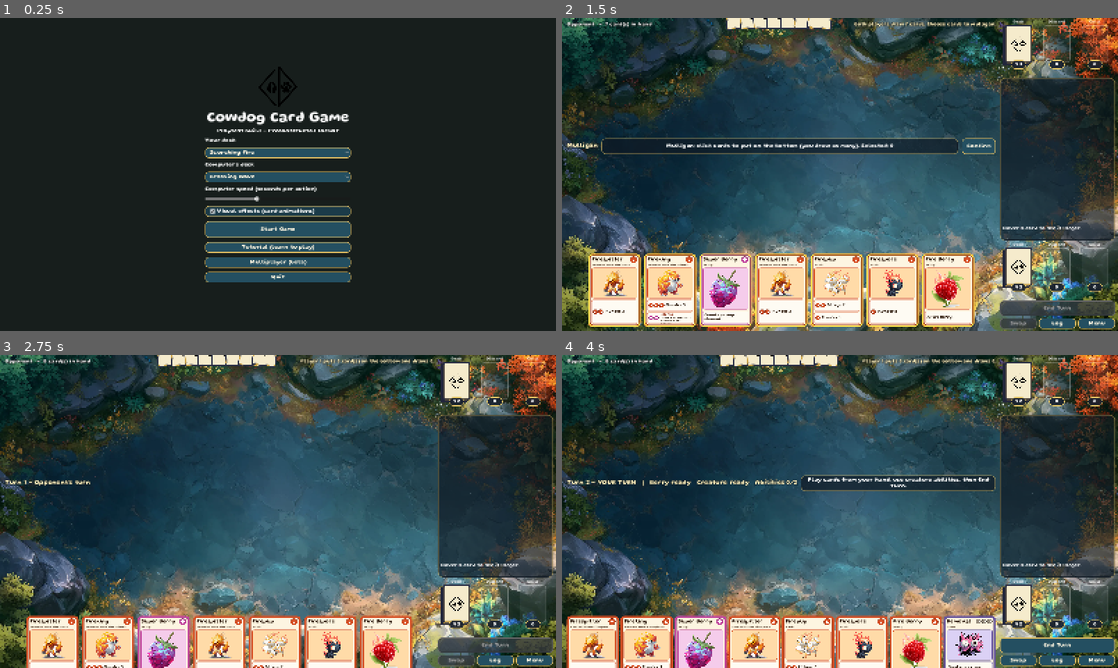
Above: before the commit, frames 1-4 (two rows, left to right).
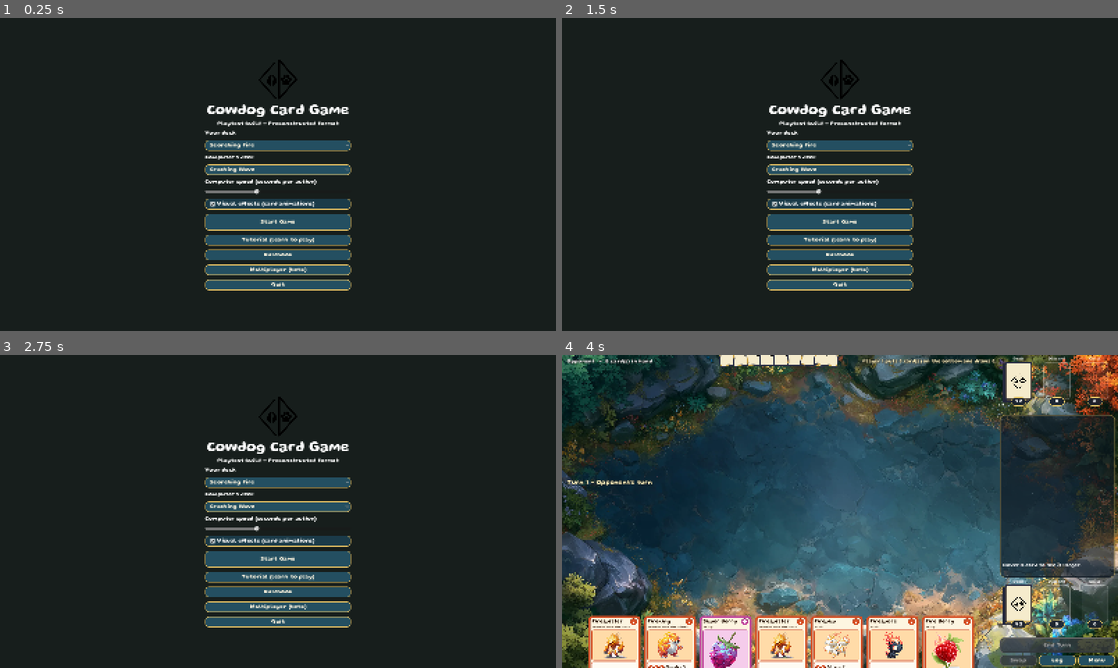
Above: after the commit, the same moments.

Repository: Cowdog13/CowdogCardGame
Game: Godot game, scene res://scenes/main.tscn
Same seed, same stepped clock (60 frames per second), same inputs: the game is played once before the commit and once after it.
Inputs (mouse positions are in pixels of both pictures, inside the frame that each line leads up to):
- Up to frame 1 (0.25 s): no input
- Up to frame 2 (1.5 s): click (840, 255) at 0.5 s, where only the run after the commit has a clickable "Rulebook"; click "Start Game" (after the commit: "< Back") at 1.25 s
- Up to frame 3 (2.75 s): click (417, 483) at 2 s, where only the run before the commit has a clickable "Confirm"
- Up to frame 4 (4 s): click (840, 558) at 2.75 s, where only the run after the commit has a clickable "Start Game"; click (979, 483) at 3.5 s, where only the run after the commit has a clickable "Confirm"

The runs differ from the first frame. In frame 1, 11% of the frame differs, in the area x 36-64%, y 13-88%; in frame 2, 79%, in the area x 0-100%, y 0-100%; in frame 3, 79%; in frame 4, 12%.

Commit message:
Tutorial: two abilities on turn 3; pillage card display; outlined swap captions; rulebook
Co-Authored-By: Claude Sonnet 5.5 <noreply@anthropic.com>
Claude-Session: https://claude.ai/code/session_015L6Mvjkcyif1HK4ZQUo9cY

Diff:
--- a/scripts/core/game_engine.gd
+++ b/scripts/core/game_engine.gd
@@ -664,11 +664,15 @@
 	var discarded := 0  # cards that actually went to the discard (attached berries don't count)
 	var recycled: Array = []  # Fire Famine: non-berry cards go straight to the bottom of the deck
 	var revealed: Array = []  # berries the player gets to place (Super Berries; every berry with Fire Famine)
+	var shown: Array = []  # every card pillaged, in order, and whether it goes to the discard (for the table's effects)
+	var to_discard: Array = []
 	for i in n:
 		if pl.deck.is_empty():
 			break
 		var id: String = pl.deck.pop_front()
 		taken += 1
+		shown.append(id)
+		to_discard.append(not (CardDB.element_of(id) == Rules.SUPER or famine))
 		if CardDB.element_of(id) == Rules.SUPER or (famine and CardDB.is_berry(id)):
 			revealed.append(id)
 			_reveal_berry(p, id)
@@ -683,7 +687,8 @@
 		pl.deck.append_array(recycled)
 	elif recycled.size() > 1:
 		_pending_for(p).ordering = recycled
-	_say("%s pillages %d card(s) from their own deck%s." % [_pname(p), taken, " (%d recycled to the bottom)" % recycled.size() if not recycled.is_empty() else ""], p)
+	_say("%s pillages %d card(s) from their own deck%s." % [_pname(p), taken, " (%d recycled to the bottom)" % recycled.size() if not recycled.is_empty() else ""], p, "info",
+		{"fx": "pillage", "cards": shown, "discard": to_discard, "target": p})
 	_announce_reveal(p, revealed)
 	var recycle := mini(discarded, pl.discard.size()) if wolves else 0
 	if recycle > 0:
--- a/scripts/main.gd
+++ b/scripts/main.gd
@@ -17,6 +17,7 @@
 	_menu.start_requested.connect(_start_game)
 	_menu.multiplayer_requested.connect(_show_multiplayer)
 	_menu.tutorial_requested.connect(_start_tutorial)
+	_menu.rulebook_requested.connect(_show_rulebook)
 	add_child(_menu)
 	_menu.set_anchors_and_offsets_preset(Control.PRESET_FULL_RECT)
 
@@ -31,6 +32,15 @@
 	_game.set_anchors_and_offsets_preset(Control.PRESET_FULL_RECT)
 	# The human always sits in seat 0; seat 1 is the computer.
 	_game.start([deck0, deck1], [HumanAgent.new(0), AIAgent.new(1)], ai_delay, effects)
+
+
+func _show_rulebook() -> void:
+	_clear()
+	var book := RulebookScreen.new()
+	book.back_requested.connect(_show_menu)
+	_menu = book
+	add_child(book)
+	book.set_anchors_and_offsets_preset(Control.PRESET_FULL_RECT)
 
 
 # --- Tutorial -----------------------------------------------------------------------------------
--- a/scripts/tutorial/tutorial_overlay.gd
+++ b/scripts/tutorial/tutorial_overlay.gd
@@ -86,7 +86,8 @@
 ## kind: "next" (plain Next), "action" (the player plays a move), "bot" (watch button), "end" (finish / quit).
 func show_step(step: Dictionary, index: int, total: int, kind: String) -> void:
 	_title.text = step.title
-	_text.text = step.text
+	# The font has no bold or italic face, so emphasis is shown with colour.
+	_text.text = String(step.text).replace("[b]", "[color=#f2d065]").replace("[/b]", "[/color]").replace("[i]", "[color=#9fd3ff]").replace("[/i]", "[/color]")
 	_count.text = "Step %d of %d" % [index + 1, total]
 	_next.visible = kind == "next" or kind == "bot"
 	_next.text = String(step.get("button", "Next"))
--- a/scripts/tutorial/tutorial_script.gd
+++ b/scripts/tutorial/tutorial_script.gd
@@ -7,7 +7,7 @@
 ## Turn plan (turns are numbered across both players):
 ##   1  you      mulligan, play a creature, attach a berry
 ##   2  opponent plays Water Constrictor
-##   3  you      second creature, Plunder (steals a Super Berry)
+##   3  you      second creature, Plunder 2 (steals a Super Berry), Plunder 1: two abilities
 ##   4  opponent stuns your Firespore
 ##   5  you      evolve (removes the stun), Plunder 3, Pillage 2
 ##   6  opponent quiet turn
@@ -27,6 +27,7 @@
 	"water_constrictor", "water_berry", "water_berry", "water_spirit", "removal", "water_berry", "disable",
 	"water_berry",  # turn 2
 	"water_berry", "super_berry",  # turn 3 Plunder 2 (the Super Berry is stolen)
+	"water_berry",  # turn 3 Plunder 1
 	"water_berry",  # turn 4
 	"water_berry", "water_sprite", "water_berry",  # turn 5 Plunder 3
 	"water_berry",  # turn 6
@@ -93,8 +94,11 @@
 		{"title": "Stolen Super Berry!", "highlight": ["mine:firespore"],
 			"text": "A [b]Super Berry[/b] was in the plundered cards. Super Berries aren't discarded: [b]you steal them[/b] and attach them to any of your creatures. A Super Berry counts as a berry of any element.\n\nClick [b]Firespore[/b] to attach it.",
 			"expect": {"type": "place_berry", "to": "firespore"}, "hint": "Put the Super Berry on Firespore."},
-		{"title": "Ability limits", "highlight": ["end_turn"],
-			"text": "Each creature can use [b]one ability per turn[/b], and you can use [b]two abilities per turn[/b] in total. Firespore has used its ability for this turn. Press [b]End Turn[/b].",
+		{"title": "Two abilities", "highlight": ["mine:firepup"],
+			"text": "You can use [b]two abilities per turn[/b], but each creature can use only [b]one ability per turn[/b]. Firespore has used its ability, so use your second one with [b]Firepup[/b]: its [b]Plunder 1[/b] costs 1 Fire Berry, and Firepup has one.",
+			"expect": {"type": "use_ability", "creature": "firepup", "ability": 1}, "hint": "Use Firepup's Plunder 1 (the second ability on the card)."},
+		{"title": "End your turn", "highlight": ["end_turn"],
+			"text": "That's the two abilities you get each turn, so you're done. Press [b]End Turn[/b].",
 			"expect": {"type": "end_turn"}, "hint": "Press End Turn."},
 		{"title": "The opponent's turn", "text": "Watch what the opponent does with their Water Constrictor.", "bot": true, "button": "Watch the opponent's turn"},
 		{"title": "Stun", "highlight": ["mine:firespore", "theirs:water_constrictor"],
--- a/scripts/ui/fx_layer.gd
+++ b/scripts/ui/fx_layer.gd
@@ -133,6 +133,8 @@
 		var cap := Label.new()
 		cap.text = left_caption if i == 0 else right_caption
 		cap.add_theme_font_size_override("font_size", 22)
+		cap.add_theme_color_override("font_outline_color", Color.BLACK)
+		cap.add_theme_constant_override("outline_size", 8)
 		cap.size = Vector2(300, 30)
 		cap.horizontal_alignment = HORIZONTAL_ALIGNMENT_CENTER
 		cap.position = screen_center() - global_position + Vector2(x * 190.0 - 150.0, -CARD_SIZE.y * s / 2.0 - 36.0)
@@ -354,10 +356,12 @@
 
 ## Plunder: lay the plundered cards out in a row in the middle of the screen, then send the ones
 ## that go to the discard flying there. Super Berries stay behind (the player places them next).
-func show_plunder(ids: Array, discard_rect: Rect2, hold: float) -> void:
+## `to_discard` (Pillage) says per card whether it flies to the discard; without it every card but Super Berries does.
+func show_plunder(ids: Array, discard_rect: Rect2, hold: float, to_discard: Array = []) -> void:
 	var n := ids.size()
 	if n == 0:
-		await show_message("No berries found", 1.0)
+		if to_discard.is_empty():
+			await show_message("No berries found", 1.0)
 		return
 	var s := minf(0.95, 1080.0 / (n * CARD_SIZE.x + 10.0 * n))
 	var step := minf(CARD_SIZE.x * s + 12.0, 1080.0 / n)
@@ -383,7 +387,7 @@
 	await get_tree().create_timer(hold).timeout
 	var flights: Array = []
 	for i in n:
-		if CardDB.element_of(ids[i]) == Rules.SUPER:
+		if _stays(ids, to_discard, i):
 			continue
 		flights.append(_to_discard(cards[i], discard_rect, 0.05 * i))
 	for tw in flights:
@@ -391,11 +395,16 @@
 			await tw.finished
 	var supers: Array = cards.filter(func(c): return is_instance_valid(c) and c.modulate.a > 0.5)
 	if supers.is_empty():
-		await show_message("No berries found", 0.9)
+		if to_discard.is_empty():
+			await show_message("No berries found", 0.9)
 	else:
 		await get_tree().create_timer(0.35).timeout
 		for c in supers:
 			c.queue_free()
+
+
+func _stays(ids: Array, to_discard: Array, i: int) -> bool:
+	return not bool(to_discard[i]) if not to_discard.is_empty() else CardDB.element_of(ids[i]) == Rules.SUPER
 
 
 func _to_discard(card: Control, target: Rect2, delay: float) -> Tween:
--- a/scripts/ui/game_screen.gd
+++ b/scripts/ui/game_screen.gd
@@ -1103,7 +1103,7 @@
 
 func _fx_source_rect(ev: Dictionary) -> Rect2:
 	var mine: bool = int(ev.player) == ME
-	if ev.fx == "swap" or ev.fx == "ability" or ev.fx == "stun" or ev.fx == "reveal" or ev.fx == "plunder":
+	if ev.fx == "swap" or ev.fx == "ability" or ev.fx == "stun" or ev.fx == "reveal" or ev.fx == "plunder" or ev.fx == "pillage":
 		return Rect2()
 	if ev.fx == "attach" and ev.from == "discard" or ev.fx == "play_creature" and int(ev.hand) < 0:
 		return _pile_rect(int(ev.player), "discard")
@@ -1173,6 +1173,8 @@
 			await _fx.stun_bolts(origin, points)
 		"plunder":
 			await _fx.show_plunder(ev.cards, _pile_rect(int(ev.target), "discard"), 0.55)
+		"pillage":
+			await _fx.show_plunder(ev.cards, _pile_rect(int(ev.target), "discard"), 0.55, ev.discard)
 		"reveal":
 			if ev.cards.is_empty():
 				await _fx.show_message("No berries found", 1.0)
--- a/scripts/ui/main_menu.gd
+++ b/scripts/ui/main_menu.gd
@@ -4,6 +4,7 @@
 signal start_requested(deck0: String, deck1: String, ai_delay: float, effects: bool)
 signal multiplayer_requested
 signal tutorial_requested
+signal rulebook_requested
 
 var _you: OptionButton
 var _opp: OptionButton
@@ -66,6 +67,10 @@
 	tut.text = "Tutorial (learn to play)"
 	tut.pressed.connect(func(): tutorial_requested.emit())
 	box.add_child(tut)
+	var rules := Button.new()
+	rules.text = "Rulebook"
+	rules.pressed.connect(func(): rulebook_requested.emit())
+	box.add_child(rules)
 	var mp := Button.new()
 	mp.text = "Multiplayer (beta)"
 	mp.pressed.connect(func(): multiplayer_requested.emit())
--- /dev/null
+++ b/scripts/ui/rulebook_screen.gd
@@ -0,0 +1,172 @@
+class_name RulebookScreen
+extends Control
+## A text rulebook: a list of sections on the left, the selected section on the right.
+
+signal back_requested
+
+const SECTIONS := [
+	["Overview", """[b]Goal[/b]
+Two players each have a deck of 50 cards. You win when your opponent can no longer keep up: a player [b]loses[/b] when they have to draw a card and their deck is empty, or when a [b]Plunder[/b] asks for more cards than their deck has left. A player may also concede at any time.
+
+[b]What you do[/b]
+You build a team of up to 5 [b]creatures[/b] and feed them [b]berries[/b]. Berries let your creatures use [b]abilities[/b], and most abilities attack the opponent's deck (Plunder) or reshape your own cards (Pillage, Stun, spells and more). Whoever runs the other player out of cards first wins.
+
+[b]Formats[/b]
+In [b]Preconstructed[/b] you play a deck exactly as it is sold. In [b]Free-Form[/b] you may mix cards from different decks into your own 50-card deck (6 of the cards must be Super Berries). This digital build offers the two preconstructed decks, [i]Scorching Fire[/i] and [i]Crashing Wave[/i], and they each contain 7 Super Berries."""],
+	["Card types", """[b]Creatures[/b] are the cards that do things. Each has an [b]element[/b], a [b]tier[/b] (1, 2 or 3) and at least one [b]ability[/b]. Tier 1 creatures are written [i]Basic[/i]; Tier 2 and 3 say [i]Evolves from <name>[/i].
+
+[b]Berries[/b] come in two kinds:
+- [b]Element Berries[/b] (Fire, Water, Nature, Light, Shadow, Void, Metal, Air, Electric). When something needs a berry of an element, you need a berry of that element.
+- [b]Super Berries[/b] count as a berry of [b]any[/b] element. A few abilities need Super Berries specifically, and only a Super Berry can pay for those.
+
+[b]Spells[/b] are one-time effects with a berry cost. After a spell resolves it goes to your discard pile."""],
+	["The zones", """[b]Deck[/b] (library): your face-down draw pile. Its order is hidden; you never see the cards.
+[b]Hand[/b]: cards you hold. The opponent only sees how many.
+[b]Board[/b]: your creatures, up to [b]5[/b]. Each creature is a stack of cards (its Tier 1 card with its evolutions on top) plus the berries attached to it.
+[b]Discard pile[/b]: face up and open to both players. Click a pile to browse it. Cards that are used up, plundered, pillaged or destroyed go here.
+[b]Exile pile[/b]: face up, but cards here are out of the game for good. Nothing returns from exile.
+
+On screen your piles are at the lower right and the opponent's at the upper right; the number is how many cards are in the pile."""],
+	["Starting the game", """1. Each player shuffles their deck. The players roll to see who goes first.
+2. Each player draws [b]7 cards[/b].
+3. [b]Mulligan:[/b] once, each player may choose any number of cards from their hand and put them on the [b]bottom[/b] of their deck; they then draw that many cards. Pressing Confirm with nothing selected keeps the hand.
+4. The first player takes turn 1."""],
+	["Your turn", """Every turn starts with you [b]drawing a card[/b] (the first player draws too). If you can't draw, you lose.
+
+Then, in any order you like, you may:
+- [b]Attach one berry[/b] to one of your creatures, from your hand or from your discard pile (once per turn).
+- [b]Play one creature[/b], or [b]evolve[/b] one (once per turn). Putting a new creature on the board and evolving both count as your creature play.
+- [b]Use abilities:[/b] up to [b]2 per turn in total[/b], and each creature can use [b]only one[/b] ability per turn.
+- Use the [b]swap[/b] (once per [i]game[/i]).
+- Play [b]any number of spells[/b] you can pay for.
+
+When you are done, press [b]End Turn[/b]. Then your opponent's turn begins.
+
+[b]The first-turn rule:[/b] nobody can use abilities on their own first turn. In practice abilities are locked on turns 1 and 2 of the game (the first turn of each player), and you can start using them from your second turn."""],
+	["Creatures and evolving", """[b]Playing a creature.[/b] A Tier 1 creature goes into an empty place on your board. The board is packed to the left: new creatures join at the right end, and when a creature leaves, the others close up. You can't have more than 5 creatures.
+
+[b]Evolving.[/b] A Tier 2 creature is played [i]on top of[/i] the Tier 1 creature named on the card, and a Tier 3 creature on top of the named Tier 2. The creature keeps all its attached berries, and only the top card counts: you see its name and abilities, while the cards underneath show as name strips. A creature still takes just one place on the board.
+
+Evolving also [b]removes a stun[/b] from the creature.
+
+[b]One ability per creature per turn.[/b] Evolving does not give a creature another ability use: if it already used an ability this turn, the evolved card can't use one until your next turn.
+
+[b]Reinforce[/b] and similar effects can let you play a second creature in a turn."""],
+	["Berries and abilities", """[b]Attaching berries.[/b] Once per turn you attach a berry from your hand to a creature, or from your discard pile (see below). Berries stay on the creature until something removes them (a spell cost, Removal, a Berry Trade, ...).
+
+[b]Ability costs are requirements, not payments.[/b] An ability such as [i]2 Fire Berries: Plunder 3[/i] can be used when the creature has at least two matching berries [i]attached[/i]. Using the ability does not discard them, so a creature with enough berries can use its ability every turn. A Super Berry matches any element.
+
+[b]Exhausted berries.[/b] A berry you attach from your discard pile enters [b]exhausted[/b]: it is turned sideways (shown with a red outline instead of green). An exhausted berry still counts for ability costs and for matching, but when it is spent on a spell it is [b]exiled[/b] instead of discarded.
+
+[b]Using an ability.[/b] Click the ability on the creature (it lights up when usable). Abilities that need a choice, such as Stun, ask for targets first. A creature can't use abilities if it is [b]stunned[/b], if it has already used one this turn, if you have used 2 abilities this turn, or if it lacks the berries.
+
+[b]Active abilities[/b] are marked [i]Active[/i]. They are not used; they are always on, as long as the creature has the berries they need."""],
+	["Keywords", """[b]Plunder X[/b] - the opponent puts the top X cards of their deck into their discard pile. Every [b]Super Berry[/b] found this way is not discarded: you take it and attach it to one of your creatures (you choose which). If you have no creature, it goes to your hand. If the opponent's deck has fewer than X cards, they discard everything they have, you still take any Super Berries, and then they lose the game.
+
+[b]Pillage X[/b] - the same, but to [i]your own[/i] deck: you put your top X cards into your discard pile. This fills your discard pile with berries (to attach from the discard pile or pay for spells) and creatures (for the swap). Super Berries you pillage are yours to attach to a creature too. Careful: it empties your own deck.
+
+[b]Stun X[/b] - choose up to X creatures. They can't use abilities until the end of their controller's next turn. Active abilities keep working. A stunned creature is shown greyed out and marked STUNNED. [b]Evolving a stunned creature removes the stun.[/b]
+
+[b]Active[/b] - the effect is always on while the creature has the required berries. Active effects of the same kind do not stack: two Firewolves recycle just as much as one.
+
+[b]Recycle X[/b] - put X cards from your discard pile on the [b]bottom of your deck[/b], in any order you choose. You pick the cards and the order.
+
+[b]Berry Trade[/b] - choose a number of berries attached to the creature, discard them, and discard the same number of berries of your choice from an enemy creature."""],
+	["Spells", """Spells are cast from your hand on your turn. Each has a berry cost, and [b]you choose which berries pay[/b]:
+- [b]Upright[/b] berries attached to your creatures (green outline) are [b]discarded[/b].
+- [b]Exhausted[/b] (sideways, red outline) attached berries are [b]exiled[/b].
+- Berries in your [b]discard pile[/b] are [b]exiled[/b]. These are usually the cheapest to pay with, since they aren't doing any work.
+
+Berries must match the cost: [i]Colorless[/i] accepts any berry, and an element accepts that element or a Super Berry. The payment window lists the creatures numbered 1 to 5 from the left, and one click selects or deselects a berry.
+
+[b]Removal[/b] (3 Colorless) sends a creature and all berries attached to it to the discard pile.
+[b]Reinforce[/b] (3 Fire) lets you play a second creature this turn.
+[b]Disable[/b] (1 Colorless) is Stun 1."""],
+	["The swap", """Once per [b]game[/b], on your turn, you may swap a creature card in your hand with a creature card in your discard pile. Press [b]Swap[/b], choose the creature from your hand to give, then the creature from your discard pile to take. Both cards are shown to everyone. The button is disabled once you have used the swap."""],
+	["Scorching Fire cards", """[b]Firespore[/b] (Tier 1): 1 Fire Berry, Plunder 2.
+[b]Firespitter[/b] (Tier 2, on Firespore): 2 Fire Berries, Plunder 3.
+[b]Fireking[/b] (Tier 3, on Firespitter): 3 Fire Berries, Plunder 5; or 2 Super Berries, Inferno: Plunder 1 for each berry attached to this creature.
+[b]Firepup[/b] (Tier 1): 2 Fire Berries, Pillage 2; or 1 Fire Berry, Plunder 1.
+[b]Firewolf[/b] (Tier 2, on Firepup): 2 Super Berries, [i]Active:[/i] when you pillage, [b]recycle[/b] as many cards as went to your discard pile (berries attached to creatures don't count; several Firewolves don't stack); or 2 Fire Berries, Pillage 3.
+[b]Fire Famine[/b] (Tier 1): 1 Super Berry, [i]Active:[/i] when you pillage, every pillaged berry can be attached to any of your creatures, and all other pillaged cards are recycled to the bottom of your deck (you choose their order); or 2 Fire Berries, Pillage 4.
+[b]Removal[/b], [b]Reinforce[/b]: see Spells.
+
+[b]Strategy:[/b] Firespore and Fireking plunder; Firepup, Firewolf and Fire Famine pillage and then recycle, so your deck lasts longer than your opponent's."""],
+	["Crashing Wave cards", """[b]Water Spirit[/b] (Tier 1): 1 Water Berry, Plunder 2.
+[b]Water Sprite[/b] (Tier 2, on Water Spirit): 2 Water Berries, Plunder 3; or 2 Water Berries, Stun 1.
+[b]Water Ruler[/b] (Tier 3, on Water Sprite): 1 Super Berry, Berry Trade; or 2 Water Berries, Plunder 3.
+[b]Water Constrictor[/b] (Tier 1): 1 Water Berry, Stun 1; or 1 Water Berry, Plunder 2.
+[b]Water Binder[/b] (Tier 2, on Water Constrictor): 2 Water Berries, Stun 2; or 2 Water Berries, Plunder 3.
+[b]Water Crash[/b] (Tier 1): 3 Super Berries, Plunder 5.
+[b]Removal[/b], [b]Disable[/b]: see Spells.
+
+[b]Strategy:[/b] stun the creatures that threaten you, trade away the opponent's berries, and plunder."""],
+	["Using the screen", """[b]Playing cards.[/b] Click a card in your hand. A berry goes on a creature (if you have several, click which one); a creature is played or evolves; a spell asks for its target and payment. Hover a card to see it large in the right-hand panel.
+
+[b]Using abilities.[/b] Click the ability on the creature. Ability boxes only react when the creature can use that ability.
+
+[b]Piles.[/b] Click your discard pile to browse it and to play a berry from it. Click the exile pile or the opponent's piles to browse them.
+
+[b]Log.[/b] The Log button lists everything that has happened this game.
+
+[b]Menu.[/b] Leave the game. In a multiplayer game this means [b]surrender[/b], and the opponent wins.
+
+[b]Effects.[/b] Card flights, plundered cards laid out in the middle, stun bolts and so on can be switched off on the main menu."""],
+]
+
+var _list: ItemList
+var _text: RichTextLabel
+
+
+func _ready() -> void:
+	var bg := ColorRect.new()
+	bg.color = Color(0.09, 0.12, 0.11)
+	add_child(bg)
+	bg.set_anchors_and_offsets_preset(Control.PRESET_FULL_RECT)
+	var root := VBoxContainer.new()
+	root.add_theme_constant_override("separation", 10)
+	add_child(root)
+	root.set_anchors_and_offsets_preset(Control.PRESET_FULL_RECT, Control.PRESET_MODE_MINSIZE, 24)
+	var head := HBoxContainer.new()
+	root.add_child(head)
+	var back := Button.new()
+	back.text = "< Back"
+	back.pressed.connect(func(): back_requested.emit())
+	head.add_child(back)
+	var title := Label.new()
+	title.text = "Rulebook"
+	title.add_theme_font_size_override("font_size", 32)
+	title.size_flags_horizontal = Control.SIZE_EXPAND_FILL
+	title.horizontal_alignment = HORIZONTAL_ALIGNMENT_CENTER
+	head.add_child(title)
+	var spacer := Control.new()
+	spacer.custom_minimum_size = back.get_minimum_size()
+	head.add_child(spacer)
+	var body := HBoxContainer.new()
+	body.size_flags_vertical = Control.SIZE_EXPAND_FILL
+	body.add_theme_constant_override("separation", 14)
+	root.add_child(body)
+	_list = ItemList.new()
+	_list.custom_minimum_size = Vector2(260, 0)
+	_list.add_theme_font_size_override("font_size", 17)
+	for s in SECTIONS:
+		_list.add_item(s[0])
+	_list.item_selected.connect(_show_section)
+	body.add_child(_list)
+	_text = RichTextLabel.new()
+	_text.bbcode_enabled = true
+	_text.size_flags_horizontal = Control.SIZE_EXPAND_FILL
+	_text.add_theme_font_size_override("normal_font_size", 18)
+	_text.add_theme_font_size_override("bold_font_size", 18)
+	_text.add_theme_font_size_override("italics_font_size", 18)
+	body.add_child(_text)
+	_list.select(0)
+	_show_section(0)
+
+
+func _show_section(i: int) -> void:
+	# The font has no bold or italic face, so emphasis is shown with colour.
+	var body: String = SECTIONS[i][1]
+	body = body.replace("[b]", "[color=#f2d065]").replace("[/b]", "[/color]").replace("[i]", "[color=#9fd3ff]").replace("[/i]", "[/color]")
+	_text.text = "[font_size=28][color=#ffffff]%s[/color][/font_size]\n\n%s" % [SECTIONS[i][0], body]
+	_text.scroll_to_line(0)
--- /dev/null
+++ b/tests/rulebook_test.gd
@@ -0,0 +1,24 @@
+extends SceneTree
+## The rulebook opens, every section renders, and a screenshot can be taken with SHOTS=dir.
+func _init() -> void:
+	var main: Control = load("res://scenes/main.tscn").instantiate()
+	root.add_child(main)
+	await process_frame
+	main._show_rulebook()
+	await process_frame
+	var book: RulebookScreen = main._menu
+	var fails := 0
+	for i in RulebookScreen.SECTIONS.size():
+		book._list.select(i)
+		book._show_section(i)
+		await process_frame
+		if book._text.get_parsed_text().length() < 100:
+			fails += 1
+			print("section %d is empty" % i)
+	book._list.select(6)
+	book._show_section(6)
+	await create_timer(0.4).timeout
+	if OS.get_environment("SHOTS") != "":
+		root.get_texture().get_image().save_png(OS.get_environment("SHOTS") + "/rulebook.png")
+	print("rulebook_test failures=%d" % fails)
+	quit(fails)
--- a/tests/tutorial_test.gd
+++ b/tests/tutorial_test.gd
@@ -40,7 +40,7 @@
 		# Highlight targets must resolve to something on screen.
 		for t in step.get("highlight", []):
 			check(screen.tutorial_target_rect(String(t)).size != Vector2.ZERO, "step %d: no target for %s" % [i, t])
-		if OS.get_environment("SHOTS") != "" and [1, 3, 9, 10, 13, 14, 17, 20, 22, 24, 25, 26, 27].has(i):
+		if OS.get_environment("SHOTS") != "" and [1, 3, 9, 10, 11, 14, 15, 18, 21, 23, 25, 26, 27, 28].has(i):
 			await create_timer(0.6).timeout
 			root.get_viewport().get_texture().get_image().save_png("%s/step%02d.png" % [OS.get_environment("SHOTS"), i])
 		if step.has("expect"):
Not shown, added: scripts/ui/rulebook_screen.gd.uid
Not shown, added: tests/tutorial_test.gd.uid
